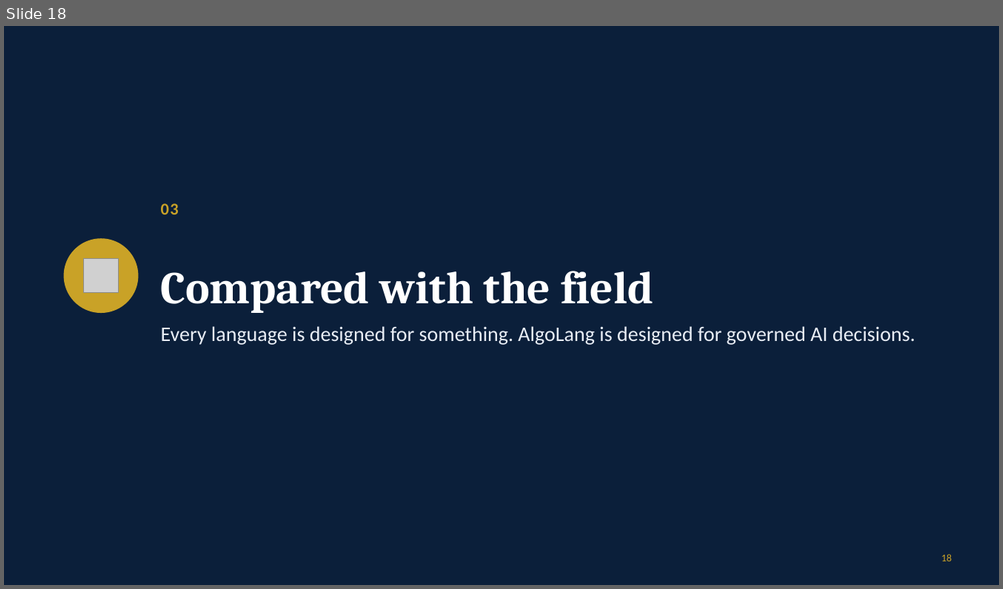
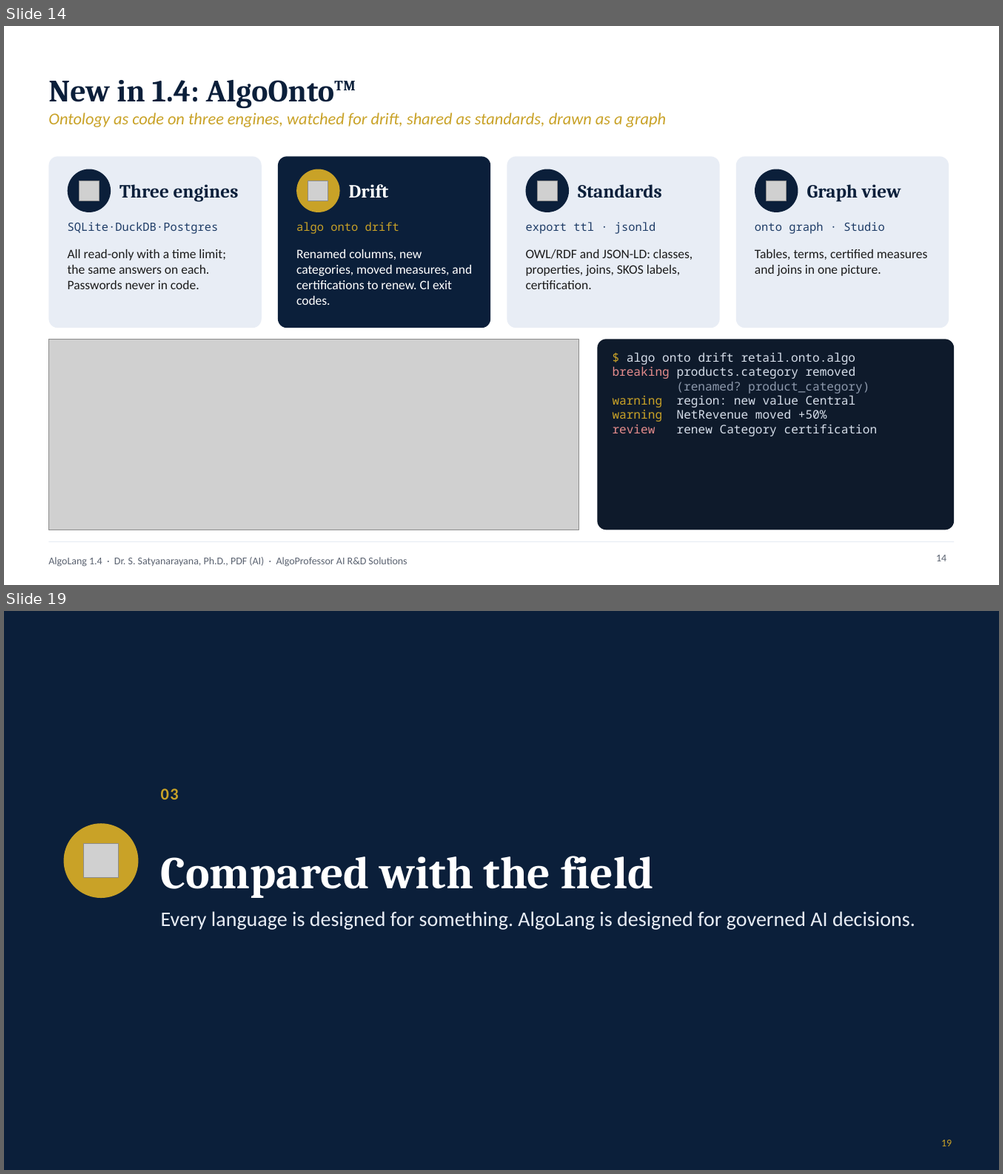
Before and after one commit to drssnaiml1-cell/algolang, a slide deck: docs/presentation/AlgoLang_Presentation.pptx. Shown one above the other, each under a label of ours: slide 18 before the commit, slides 14 and 19 after it; the slides between them are not shown. The pictures are 1003x589 and 1003x1174 pixels, drawn with LibreOffice and Linux fonts; fonts in the diff are those of the drawing; grey boxes stand for pictures. Boxes give left, top, right and bottom in pixels: in the first picture for what was removed or moved away, otherwise in the second. Text is boxed around its words. In the diff, an @@ line names an element or a change of style, - is before the commit and + after.

```diff
--- a/docs/presentation/AlgoLang_Presentation.pptx
+++ b/docs/presentation/AlgoLang_Presentation.pptx
@@ slide 14 added at (x1=4, y1=26, x2=999, y2=585), background #FFFFFF @@
@@ title added at (x1=48, y1=80, x2=356, y2=109), 30 pt, text #0B1F3A, bold @@
+New in 1.4: AlgoOnto™
@@ text added at (x1=48, y1=113, x2=666, y2=127), 16 pt, text #C9A227, italic @@
+Ontology as code on three engines, watched for drift, shared as standards, drawn as a graph
@@ rounded rectangle added at (x1=48, y1=156, x2=262, y2=328), fill #E8EDF5 @@
@@ rounded rectangle added at (x1=278, y1=156, x2=490, y2=328), fill #0B1F3A @@
@@ rounded rectangle added at (x1=507, y1=156, x2=720, y2=328), fill #E8EDF5 @@
@@ rounded rectangle added at (x1=736, y1=156, x2=948, y2=328), fill #E8EDF5 @@
@@ ellipse added at (x1=68, y1=170, x2=111, y2=212), fill #0B1F3A @@
@@ ellipse added at (x1=296, y1=170, x2=340, y2=212), fill #C9A227 @@
@@ ellipse added at (x1=526, y1=170, x2=569, y2=212), fill #0B1F3A @@
@@ ellipse added at (x1=754, y1=170, x2=798, y2=212), fill #0B1F3A @@
@@ picture added at (x1=79, y1=181, x2=99, y2=201) @@
@@ text added at (x1=119, y1=184, x2=239, y2=202), 18 pt, text #0B1F3A, bold @@
+Three engines
@@ picture added at (x1=308, y1=181, x2=329, y2=201) @@
@@ text added at (x1=349, y1=184, x2=389, y2=198), 18 pt, text #FFFFFF, bold @@
+Drift
@@ picture added at (x1=538, y1=181, x2=558, y2=201) @@
@@ text added at (x1=578, y1=184, x2=662, y2=198), 18 pt, text #0B1F3A, bold @@
+Standards
@@ picture added at (x1=766, y1=181, x2=787, y2=201) @@
@@ text added at (x1=807, y1=184, x2=901, y2=202), 18 pt, text #0B1F3A, bold @@
+Graph view
@@ text added at (x1=68, y1=222, x2=219, y2=234), 11 pt, text #1D3B66 @@
+SQLite·DuckDB·Postgres
@@ text added at (x1=296, y1=222, x2=399, y2=234), 11 pt, text #C9A227 @@
+algo onto drift
@@ text added at (x1=526, y1=222, x2=656, y2=234), 11 pt, text #1D3B66 @@
+export ttl · jsonld
@@ text added at (x1=754, y1=222, x2=885, y2=234), 11 pt, text #1D3B66 @@
+onto graph · Studio
@@ text added at (x1=68, y1=249, x2=225, y2=289), 12.5 pt, text #1B1B1B @@
+All read-only with a time limit; the same answers on each. Passwords never in code.
@@ text added at (x1=296, y1=249, x2=472, y2=305), 12.5 pt, text #FFFFFF @@
+Renamed columns, new categories, moved measures, and certifications to renew. CI exit codes.
@@ text added at (x1=526, y1=249, x2=692, y2=289), 12.5 pt, text #1B1B1B @@
+OWL/RDF and JSON-LD: classes, properties, joins, SKOS labels, certification.
@@ text added at (x1=754, y1=249, x2=927, y2=276), 12.5 pt, text #1B1B1B @@
+Tables, terms, certified measures and joins in one picture.
@@ picture added at (x1=48, y1=339, x2=578, y2=531) @@
@@ rounded rectangle added at (x1=597, y1=339, x2=954, y2=531), fill #0E1A2B @@
@@ text added at (x1=612, y1=352, x2=877, y2=437), 11.5 pt, text #D6DEEA @@
+$ algo onto drift retail.onto.algo
+breaking products.category removed
+(renamed? product_category)
+warning region: new value Central
+warning NetRevenue moved +50%
+review renew Category certification
@@ line added from (48, 543) to (954, 543), #E8EDF5 1 pt @@
@@ text added at (x1=48, y1=557, x2=407, y2=567), 10 pt, text #5A6270 @@
+AlgoLang 1.4 · Dr. S. Satyanarayana, Ph.D., PDF (AI) · AlgoProfessor AI R&D Solutions
@@ page number added at (x1=936, y1=555, x2=946, y2=562), 10 pt, text #5A6270 @@
+14
@@ what was slide 18 is now slide 19 @@
@@ page number at (x1=941, y1=1140, x2=951, y2=1147): text changed @@
-18
+19
```
Also in this commit, not shown: 37 slides changed, 31 other files.
